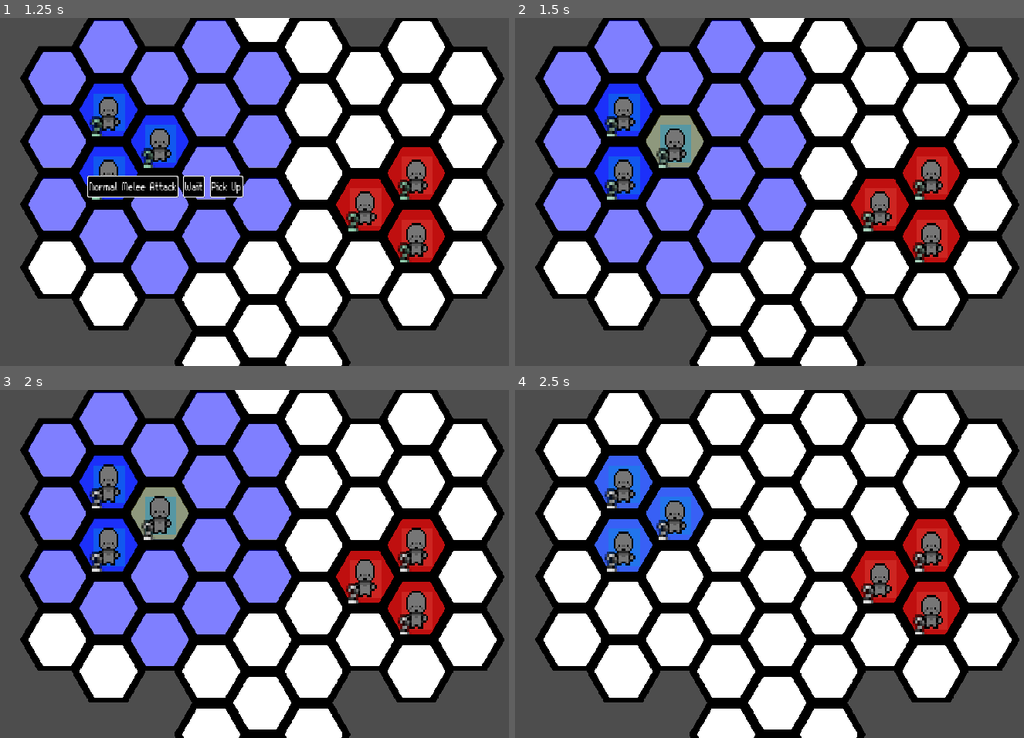
Above: before the commit, frames 1-4 (two rows, left to right).
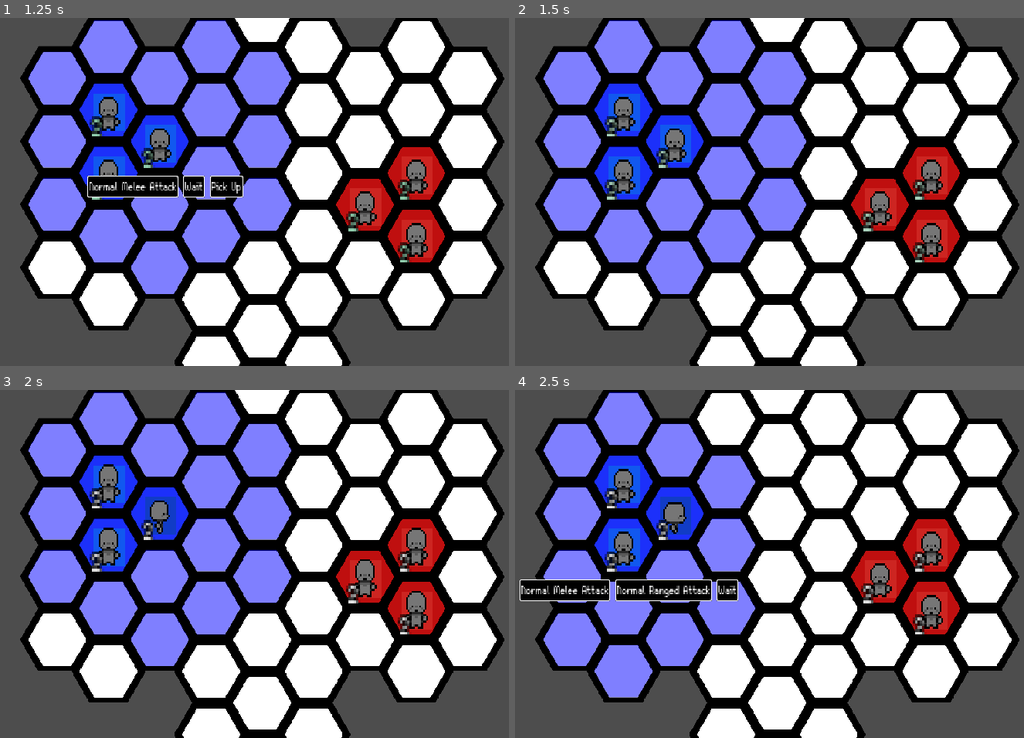
Above: after the commit, the same moments.

Repository: DubiousDuck/Manny-Takes-on-Upper-Management
Game: Godot game, scene res://stages/demo_field.tscn
The game is run twice, just before and just after one commit, with the same random seed, the same clock (stepped at 60 frames per second) and the same inputs.
Inputs (mouse positions are in pixels of both pictures, inside the frame that each line leads up to):
- Up to frame 1 (1.25 s): move the mouse to (157, 146) at 0.52 s; click (157, 146) at 0.6 s
- Up to frame 2 (1.5 s): click "Wait" at 1.25 s
- Up to frame 3 (2 s): no input
- Up to frame 4 (2.5 s): move the mouse to (621, 550) at 2.02 s; click (621, 550) at 2.1 s

Frame 1 is identical in both runs. In frame 2, 0.9% of the frame differs, in the area x 25-38%, y 27-44%; in frame 3, 1.1%; in frame 4, 21%, in the area x 0-48%, y 0-89%.

Commit message:
fix accessing freed units and turn softlock after moving

Diff:
--- a/level.gd
+++ b/level.gd
@@ -17,3 +17,4 @@
 	var a = battle_outcome.instantiate()
 	a.init(result)
 	$CanvasLayer.add_child(a)
+	a.display()
--- a/ui/battle_outcome.gd
+++ b/ui/battle_outcome.gd
@@ -14,5 +14,9 @@
 		EventBus.BattleResult.ENEMY_VICTORY:
 			$Label.text = "You lost..."
 
+func display():
+	get_tree().paused = true
+
 func _on_button_pressed():
+	get_tree().paused = false
 	get_tree().reload_current_scene()
--- a/ui/battle_outcome.tscn
+++ b/ui/battle_outcome.tscn
@@ -3,6 +3,7 @@
 [ext_resource type="Script" path="res://ui/battle_outcome.gd" id="1_revyg"]
 
 [node name="BattleOutcome" type="Control"]
+process_mode = 3
 layout_mode = 3
 anchors_preset = 15
 anchor_right = 1.0
--- a/unit/UnitContainer.gd
+++ b/unit/UnitContainer.gd
@@ -184,8 +184,8 @@
 				print("# Awaiting attack point (UnitContainer.gd)")
 				in_progress = true
 				await current_unit.attack_point
+				EventBus.emit_signal("attack_used", skill_chosen, current_unit, outbound_array)
 				in_progress = false
-				EventBus.emit_signal("attack_used", skill_chosen, current_unit, outbound_array)
 				deselect_current_unit()
 
 			#deselect if unit is clicked on again; select held units
@@ -203,8 +203,6 @@
 				return
 
 			if get_available_unit_count() <= 0:
-				if !is_all_unit_on_standby():
-					await EventBus.unit_on_standby
 				all_units_moved.emit()
 
 func highlight_handle():
@@ -283,12 +281,15 @@
 	#recount how many children unit this group has
 	units = []
 	for unit in get_children():
-		if unit.health > 0:
+		if !unit.is_dead:
 			units.append(unit)
 
 func _on_skill_chosen(skill: SkillInfo):
 	current_unit.toggle_skill_ui(false)
 	skill_chosen = skill
+	if skill_chosen.name == "Wait":
+		unit_wait()
+		return
 	highlight_handle()
 	get_actionnable_cells()
 
@@ -297,3 +298,15 @@
 		if unit.cell == curr_unit.cell and unit != curr_unit:
 			return unit
 	return null
+
+func unit_wait(): #special case for when WAIT is chosen
+	var outbound_array: Array[Vector2i] = [current_unit.cell]
+	current_unit.take_action(skill_chosen)
+	in_progress = true
+	await current_unit.attack_point
+	in_progress = false
+	EventBus.emit_signal("attack_used", skill_chosen, current_unit, outbound_array)
+	deselect_current_unit()
+
+	if get_available_unit_count() <= 0:
+		all_units_moved.emit()
--- a/unit/UnitGroupController.gd
+++ b/unit/UnitGroupController.gd
@@ -28,6 +28,11 @@
 	all_units.append_array(player_group.units)
 	all_units.append_array(enemy_group.units)
 	_on_update_cell_status()
+
+	is_player_turn = player_goes_first
+	if is_player_turn:
+		player_group.round_start()
+	else: enemy_group.round_start()
 
 func connect_container_signal(unit_group : UnitContainer):
 	unit_group.connect("all_units_moved", _on_unit_container_all_moved)
--- a/unit/unit.gd
+++ b/unit/unit.gd
@@ -5,6 +5,7 @@
 const THROW_ACTION_COMMAND = preload("res://skills/action_commands/throw_action_command.tscn")
 
 signal movement_complete
+signal attack_complete
 
 #unit constants
 enum Action {NONE, MOVE, ATTACK, ITEM}
@@ -30,6 +31,9 @@
 		await b.finished
 		$BackupHealth.position = $Health.position
 		$BackupHealth.modulate = Color(0,0,0,0)
+		if new_health == 0:
+			is_dead = true
+		else: is_dead = false #TODO: see if this line is necessary
 
 @export var attack_power: int = 1
 @export var move_speed_per_cell := 0.2
@@ -44,9 +48,7 @@
 var move_range_highlight := Color(1, 1, 1, 1)
 var selected: bool = false
 var unit_held: Array[Unit] = [] #array of all units that this unit has picked up
-var is_on_standby: bool = false: #true if no animations to be resolved
-	set(value):
-		if value == true: EventBus.emit_signal("unit_on_standby")
+var is_dead: bool = false
 
 signal attack_point
 
@@ -110,7 +112,6 @@
 
 func take_action(skill: SkillInfo): #where animations are handled
 	actions_avail.erase(Action.ATTACK)
-	is_on_standby = false
 	#print("# ANIMATION STARTED: " + skill.name + " (unit.gd)")
 	match skill.name:
 		"Throw":
@@ -129,7 +130,6 @@
 			print("Failed to match skill name " + skill.name + " (unit.gd)")
 			await get_tree().create_timer(0.2).timeout
 			emit_attack_point()
-	is_on_standby = true
 	animation_state("side_idle")
 
 func highlight_emit():
@@ -149,8 +149,10 @@
 
 func check_if_dead():
 	if health <= 0 || cell == Vector2i(-999, -999): #if no health or out of bounds
+		is_dead = true
 		EventBus.emit_signal("unit_died")
 		queue_free.call_deferred()
+
 
 func toggle_skill_ui(state: bool):
 	$SkillSelect.init()
